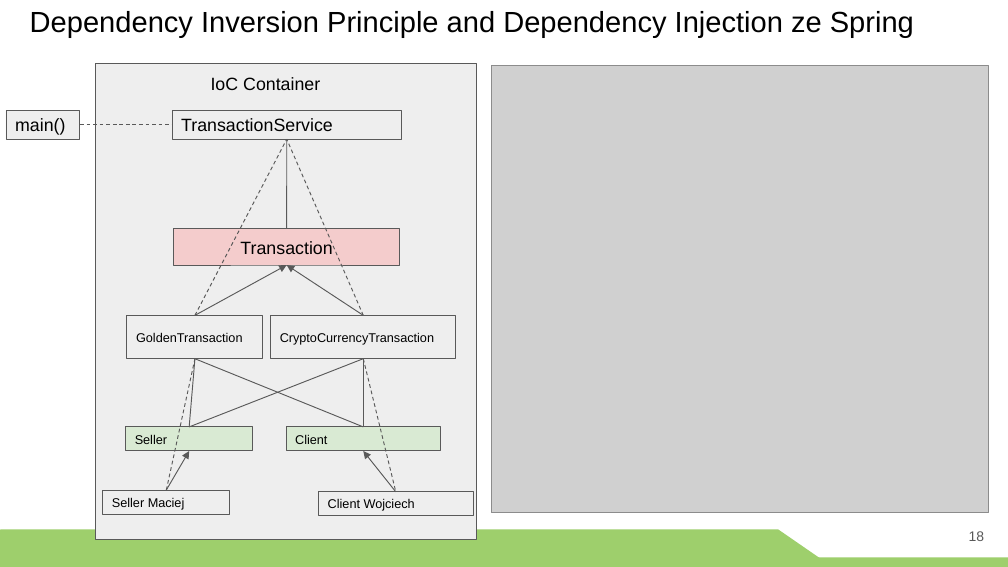
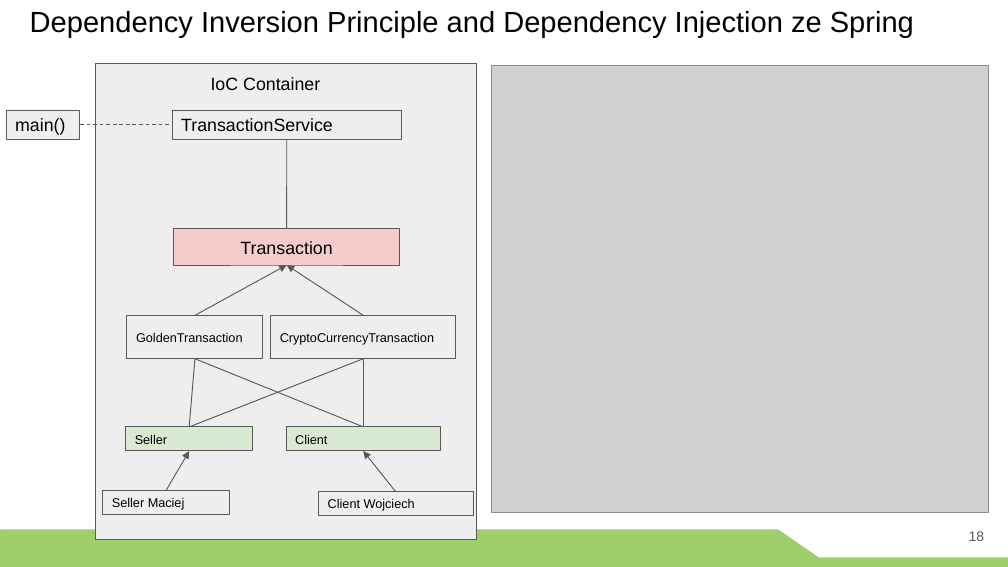
Before and after one commit to greencashew/warsztaty-podstawy-springa, a slide deck: slide 18 of prezentacja/szkolenie spring.pptx. Drawn at 1008x567 pixels with LibreOffice and Linux fonts; fonts in the diff are those of the drawing; grey boxes stand for pictures. Boxes give left, top, right and bottom in pixels: in the first picture for what was removed or moved away, otherwise in the second. Text is boxed around its words. In the diff, an @@ line names an element or a change of style, - is before the commit and + after.

```diff
--- a/prezentacja/szkolenie spring.pptx
+++ b/prezentacja/szkolenie spring.pptx
@@ line removed from (195, 316) to (287, 139) @@
@@ line removed from (363, 316) to (287, 139) @@
@@ line removed from (166, 490) to (195, 359) @@
@@ line removed from (363, 359) to (396, 492) @@
```
Also in this commit, not shown: 14 other slides changed, 1 slide added, 1 other file.
